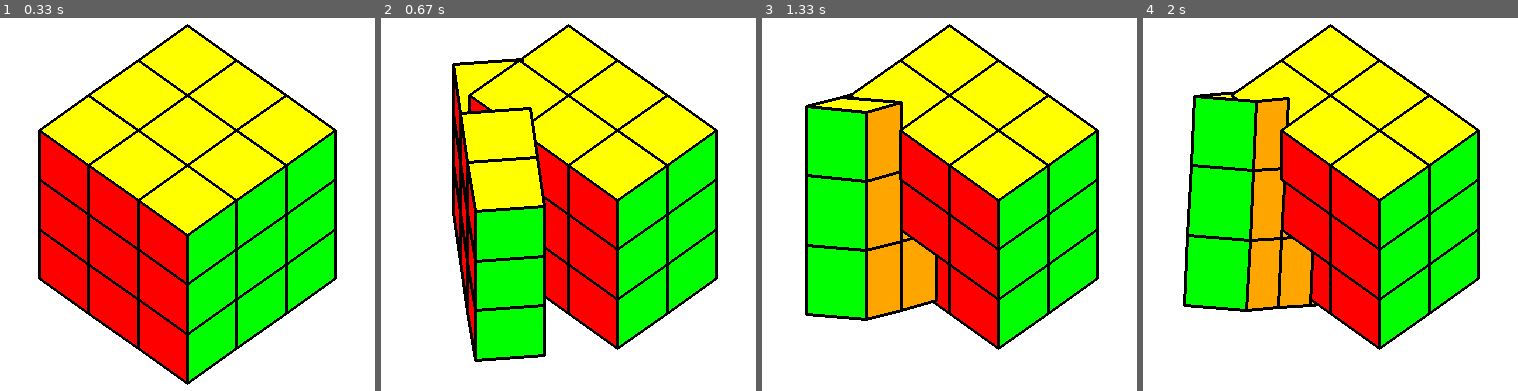
Above: before the commit, frames 1-4 (left to right).
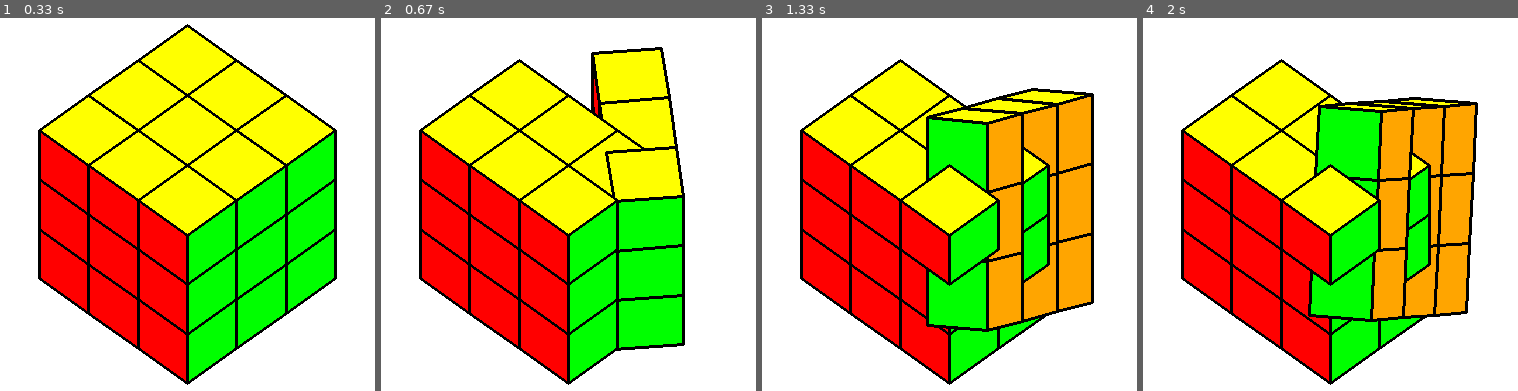
Above: after the commit, the same moments.

Repository: TNtube/Pygame-3D-Rubiks-Cube
Game: pygame game, started from main.py
Two runs of this game, one before a commit and one after it. Both use one fixed random seed, a clock stepped at 60 frames per second and the inputs below.
Inputs:
- Up to frame 1 (0.33 s): no input
- Up to frame 2 (0.67 s): hold Right from 0.33 s (still down)
- Up to frame 3 (1.33 s): release Right at 0.8 s; hold Up 0.83-1.13 s; hold Right from 1.17 s (still down)
- Up to frame 4 (2 s): release Right at 1.63 s; hold Left from 1.67 s (still down); tap D at 1.82 s

Frame 1 is identical in both runs. In frame 2, 38% of the frame differs, in the area x 10-90%, y 1-99%; in frame 3, 48%; in frame 4, 49%.

Commit message:
fix bugs, or some shits like that

Diff:
--- a/main.py
+++ b/main.py
@@ -28,7 +28,7 @@
         keys = pygame.key.get_pressed()
         for key in params:
             if keys[key]:
-                for cube in rubik.cubes[2::3]:
+                for cube in rubik.cubes[::3]:
                     cube.rotate(*params[key])
         screen.fill(WHITE)
 
